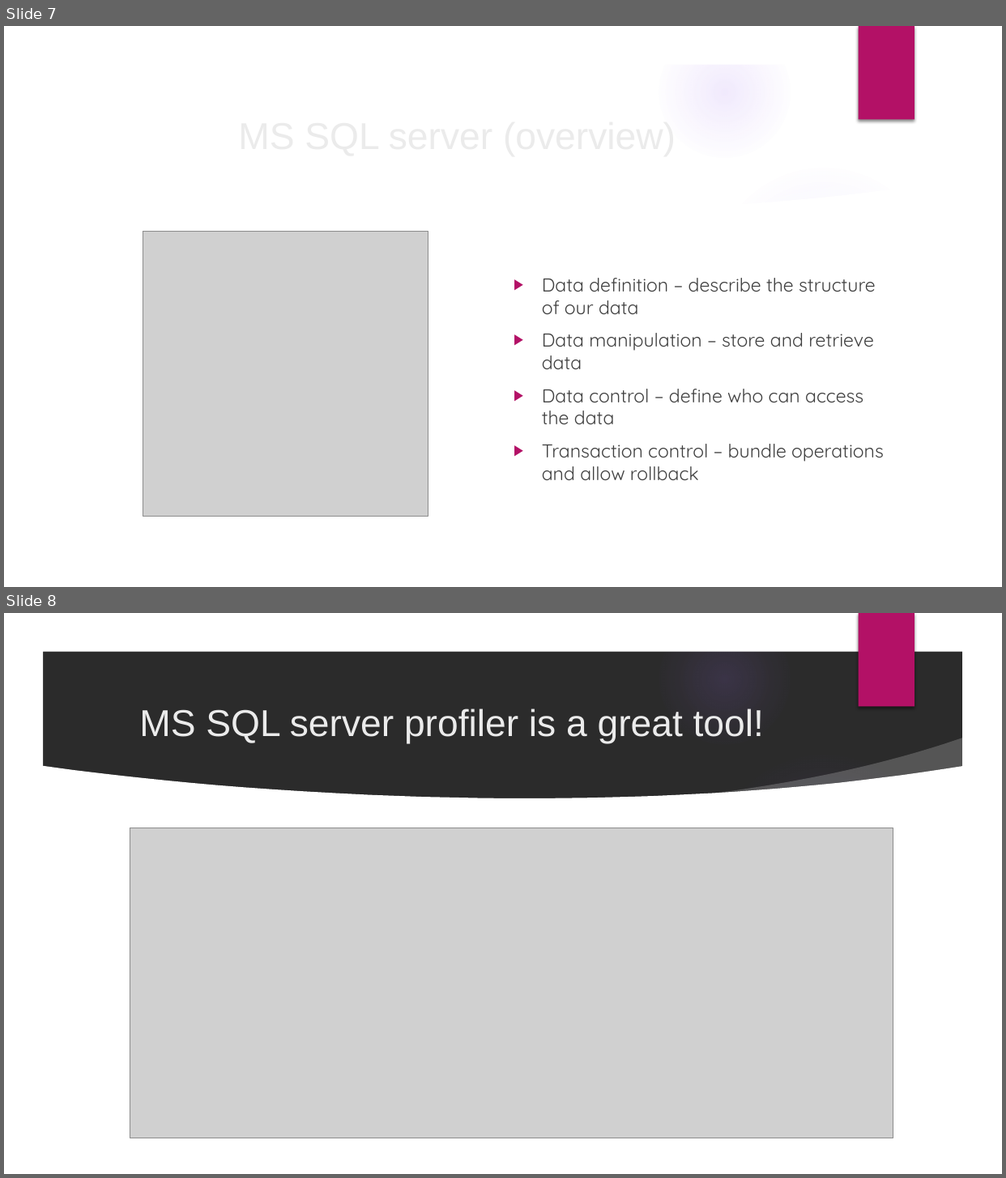
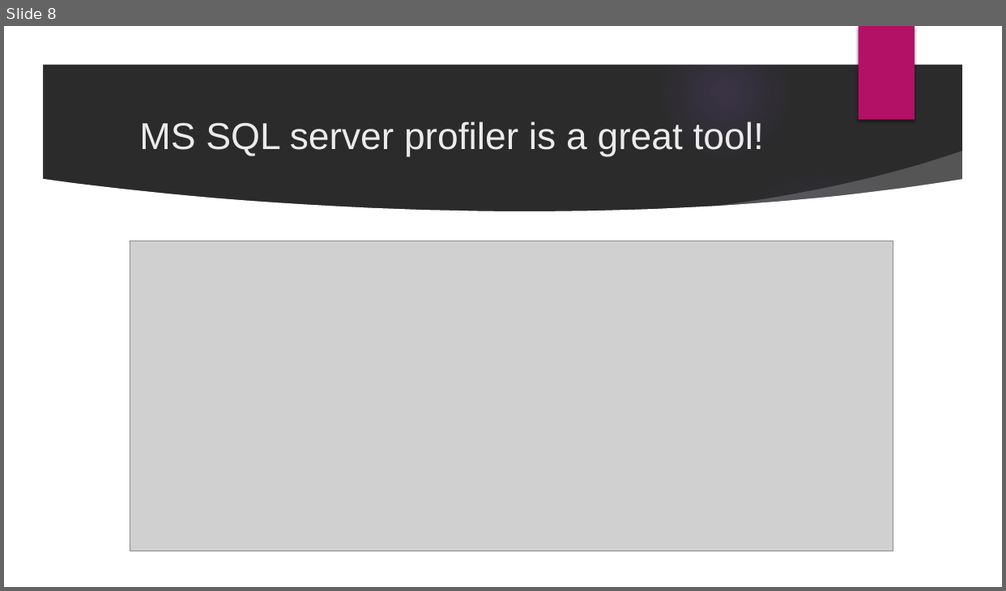
Before and after one commit to velizar92/TSK_Presentations, a slide deck: Databases_and_EntityFrameworkCore.pptx. Shown one above the other, each under a label of ours: slides 7 and 8 before the commit, slide 8 after it. The pictures are 1006x1178 and 1006x591 pixels, drawn with LibreOffice and Linux fonts; fonts in the diff are those of the drawing; grey boxes stand for pictures; background and template pictures are left out; a plain dark background stands for a picture behind light text. Boxes give left, top, right and bottom in pixels: in the first picture for what was removed or moved away, otherwise in the second. Text is boxed around its words. In the diff, an @@ line names an element or a change of style, - is before the commit and + after.

```diff
--- a/Databases_and_EntityFrameworkCore.pptx
+++ b/Databases_and_EntityFrameworkCore.pptx
@@ slide 7 removed at box(4, 26, 1002, 587), background picture (left out); not listed: 9 template elements that a slide beside it also shows @@
@@ title removed at box(98, 105, 816, 163) @@
-MS SQL server (overview)
@@ picture removed at box(143, 231, 428, 516) @@
@@ text removed at box(542, 278, 884, 481) @@
-▶ Data definition – describe the structure of our data
-▶ Data manipulation – store and retrieve data
-▶ Data control – define who can access the data
-▶ Transaction control – bundle operations and allow rollback
```
Also in this commit, not shown: 4 slides changed, 1 slide added, 1 other slide removed.
